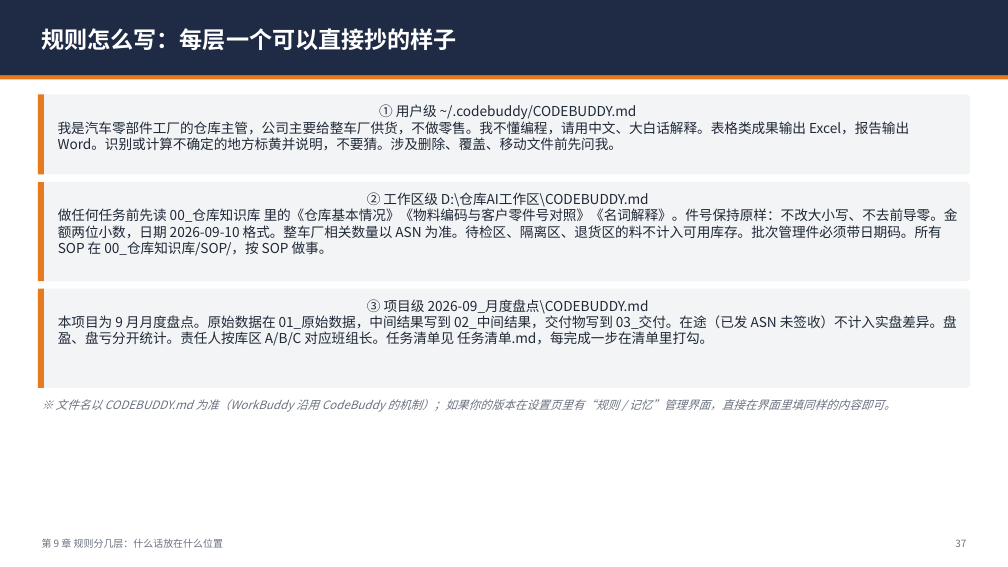
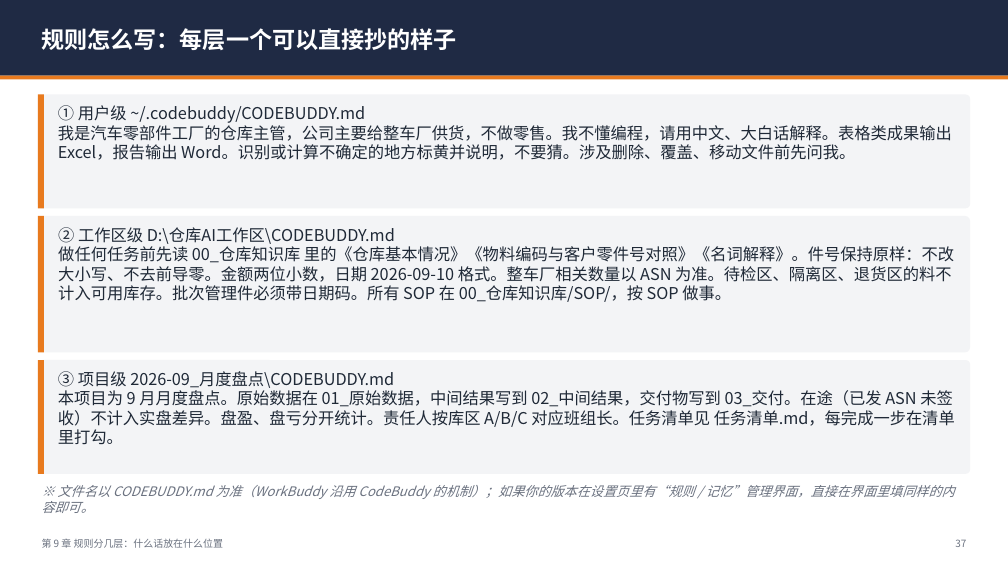
Before and after one commit to leiw92706436-del/codex-dual-engine-lite, a slide deck: slide 37 of docs/workbuddy-guide/WorkBuddy仓库主管上手手册.pptx. Drawn at 1008x567 pixels with LibreOffice and Linux fonts; fonts in the diff are those of the drawing. Boxes give left, top, right and bottom in pixels: in the first picture for what was removed or moved away, otherwise in the second. Text is boxed around its words. In the diff, an @@ line names an element or a change of style, - is before the commit and + after.

```diff
--- a/docs/workbuddy-guide/WorkBuddy仓库主管上手手册.pptx
+++ b/docs/workbuddy-guide/WorkBuddy仓库主管上手手册.pptx
@@ rounded rectangle "① 用户级 ~/.codebuddy/CODEBUDDY.md": place and size @@
-rounded rectangle "① 用户级 ~/.codebuddy/CODEBUDDY.md" at [38, 95, 970, 175]
+rounded rectangle "① 用户级 ~/.codebuddy/CODEBUDDY.md" at [38, 95, 970, 209]
@@ rectangle: place and size @@
-rectangle at [38, 95, 44, 175]
+rectangle at [38, 95, 44, 209]
@@ rounded rectangle "② 工作区级 D:\仓库AI工作区\CODEBUDDY.md": place and size @@
-rounded rectangle "② 工作区级 D:\仓库AI工作区\CODEBUDDY.md" at [38, 182, 970, 281]
+rounded rectangle "② 工作区级 D:\仓库AI工作区\CODEBUDDY.md" at [38, 216, 970, 353]
@@ rectangle: place and size @@
-rectangle at [38, 182, 44, 281]
+rectangle at [38, 216, 44, 353]
@@ size 13 to 15.5 pt; alignment centre to left in 3 elements at [38, 95, 970, 209], [38, 216, 970, 353], [38, 360, 970, 474] @@
@@ rounded rectangle "③ 项目级 2026-09_月度盘点\CODEBUDDY.md": place and size @@
-rounded rectangle "③ 项目级 2026-09_月度盘点\CODEBUDDY.md" at [38, 289, 970, 388]
+rounded rectangle "③ 项目级 2026-09_月度盘点\CODEBUDDY.md" at [38, 360, 970, 474]
@@ rectangle: place and size @@
-rectangle at [38, 289, 44, 388]
+rectangle at [38, 360, 44, 474]
@@ text "※ 文件名以 CODEBUDDY.md 为准（WorkBuddy 沿用 ...": place and size @@
-text "※ 文件名以 CODEBUDDY.md 为准（WorkBuddy 沿用 ..." at [56, 399, 896, 412]
+text "※ 文件名以 CODEBUDDY.md 为准（WorkBuddy 沿用 ..." at [42, 485, 955, 513]
@@ text "※ 文件名以 CODEBUDDY.md 为准（WorkBuddy 沿用 ..." at [42, 485, 955, 513]: size 11 to 12.5 pt @@
```
Also in this commit, not shown: 32 other slides changed, 3 other files.
